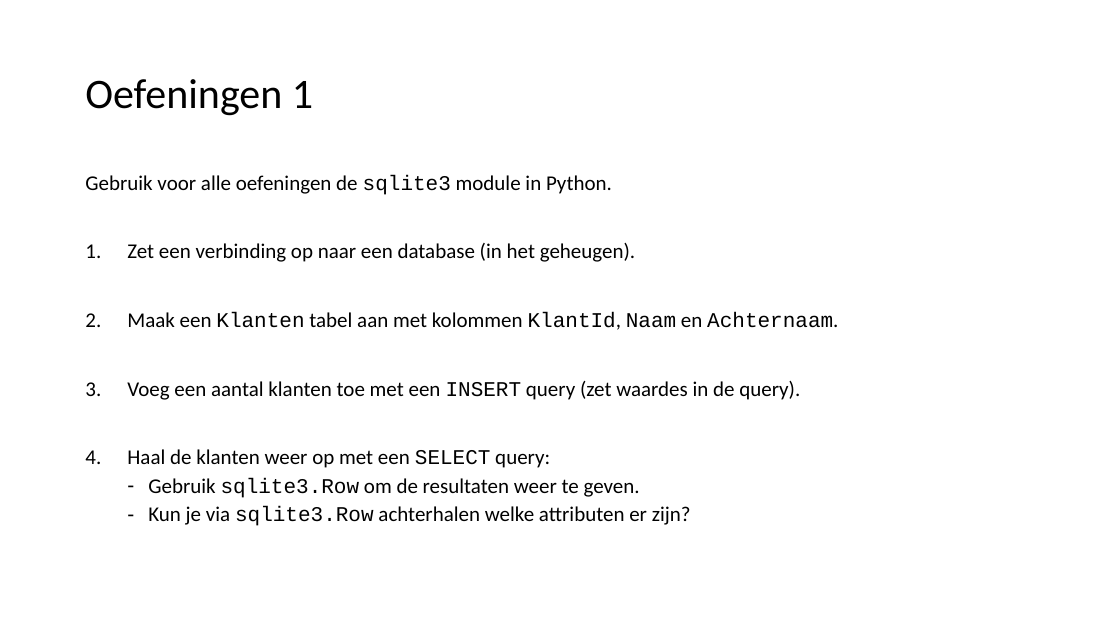
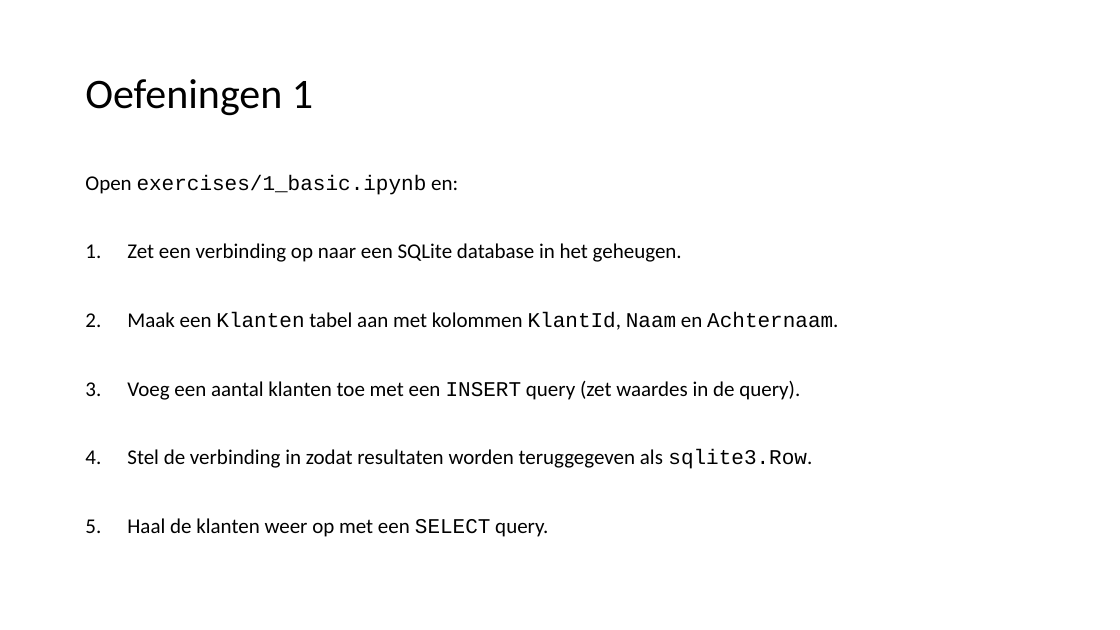
Before and after one commit to LFKoning/knowledge-sharing, a slide deck: slide 25 of sql_course/3_python/3_python.pptx (slide 24 before the commit). Drawn at 1120x630 pixels with LibreOffice and Linux fonts; fonts in the diff are those of the drawing. Boxes give left, top, right and bottom in pixels: in the first picture for what was removed or moved away, otherwise in the second. Text is boxed around its words. In the diff, an @@ line names an element or a change of style, - is before the commit and + after.

```diff
--- a/sql_course/3_python/3_python.pptx
+++ b/sql_course/3_python/3_python.pptx
@@ text at (85, 175, 682, 262): text changed @@
-Gebruik voor alle oefeningen de sqlite3 module in Python.
-1. Zet een verbinding op naar een database (in het geheugen).
+Open exercises/1_basic.ipynb en:
+1. Zet een verbinding op naar een SQLite database in het geheugen.
@@ text at (127, 449, 812, 537): text changed @@
-4. Haal de klanten weer op met een SELECT query:
-  – Gebruik sqlite3.Row om de resultaten weer te geven.
-  – Kun je via sqlite3.Row achterhalen welke attributen er zijn?
+4. Stel de verbinding in zodat resultaten worden teruggegeven als sqlite3.Row.
+5. Haal de klanten weer op met een SELECT query.
```
Also in this commit, not shown: 23 other slides changed, 5 slides added, 1 slide removed, 11 other files.
